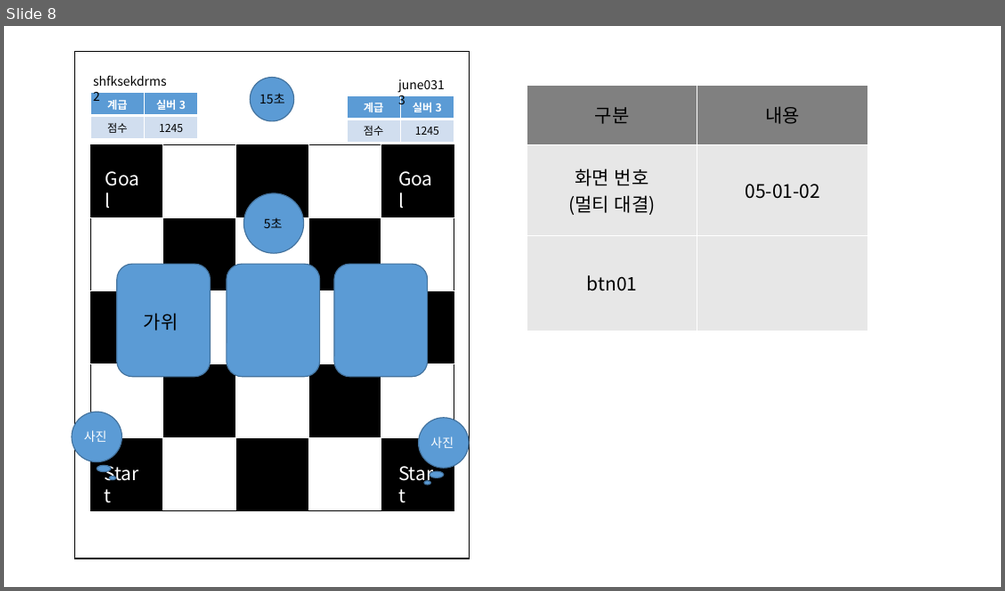
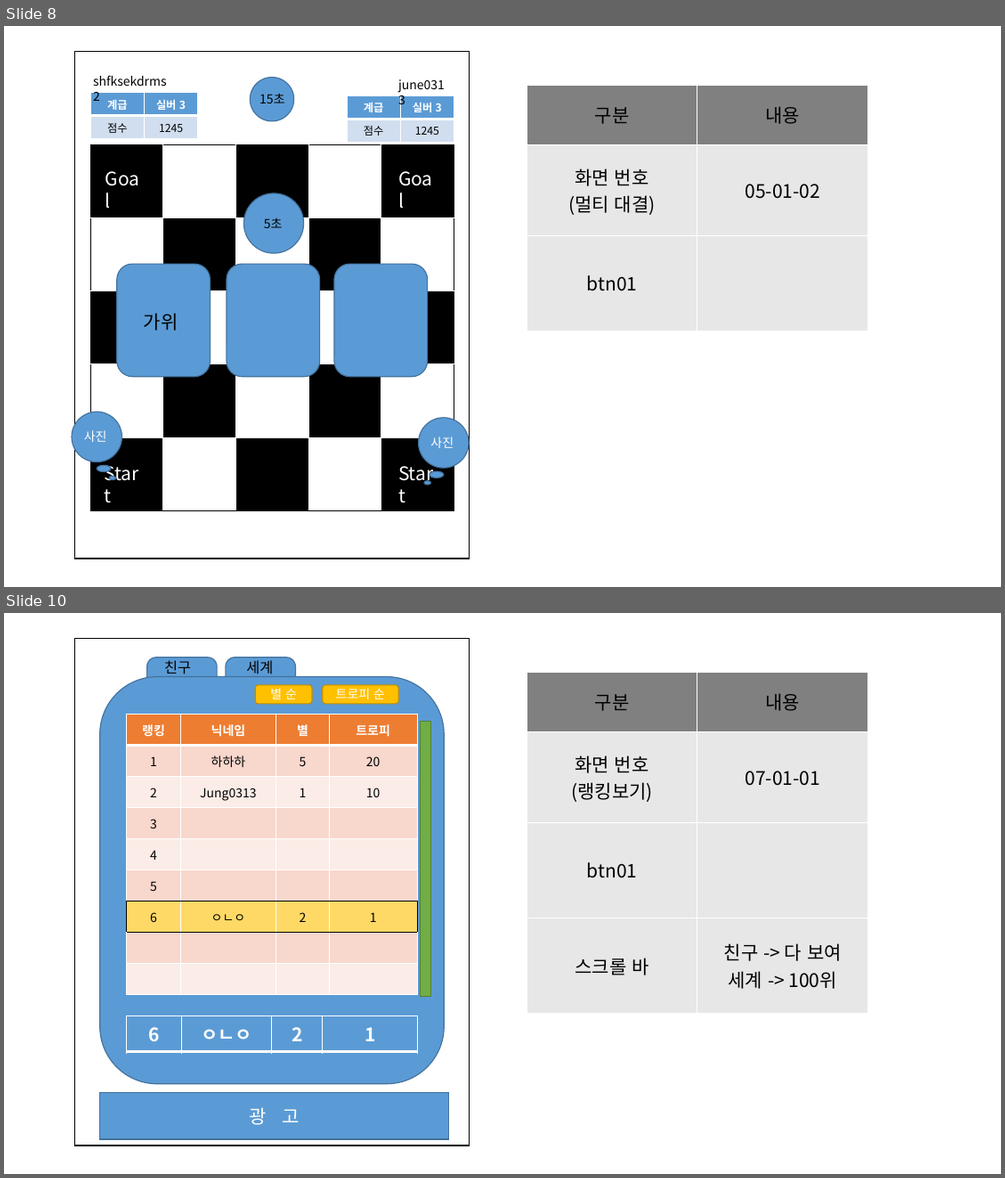
Before and after one commit to Maze-of-memories/origin, a slide deck: 화면정의서.pptx. Shown one above the other, each under a label of ours: slide 8 before the commit, slides 8 and 10 after it; the slides between them are not shown. The pictures are 1005x591 and 1005x1178 pixels, drawn with LibreOffice and Linux fonts; fonts in the diff are those of the drawing. Boxes give left, top, right and bottom in pixels: in the first picture for what was removed or moved away, otherwise in the second. Text is boxed around its words. In the diff, an @@ line names an element or a change of style, - is before the commit and + after.

```diff
--- a/화면정의서.pptx
+++ b/화면정의서.pptx
@@ slide 10 added at [4, 613, 1001, 1174], background #FFFFFF @@
@@ rectangle added at [74, 639, 469, 1145], fill #FFFFFF, outline #000000 1 pt @@
@@ rounded rectangle added at [146, 657, 217, 713], fill #5B9BD5, outline #43739E 1 pt @@
@@ text added at [164, 660, 191, 677], 14 pt, text #000000 @@
+친구
@@ rounded rectangle added at [226, 657, 296, 713], fill #5B9BD5, outline #43739E 1 pt @@
@@ text added at [246, 660, 273, 677], 14 pt, text #000000 @@
+세계
@@ rounded rectangle added at [100, 676, 444, 1083], fill #5B9BD5, outline #43739E 1 pt @@
@@ rounded rectangle added at [255, 685, 312, 704], fill #FFC000, outline #BD8E00 1 pt, 12 pt, text #FFFFFF @@
+별 순
@@ rounded rectangle added at [323, 685, 399, 704], fill #FFC000, outline #BD8E00 1 pt, 12 pt, text #FFFFFF @@
+트로피 순
@@ table added at [526, 672, 867, 1013], 4 rows, 2 columns @@
+구분 | 내용
+화면 번호 (랭킹보기) | 07-01-01
+btn01 | 
+스크롤 바 | 친구 -> 다 보여 / 세계 -> 100위
@@ table added at [127, 714, 417, 995], 9 rows, 4 columns @@
+랭킹 | 닉네임 | 별 | 트로피
+1 | 하하하 | 5 | 20
+2 | Jung0313 | 1 | 10
+3 |  |  | 
+4 |  |  | 
+5 |  |  | 
+6 | ㅇㄴㅇ | 2 | 1
+ |  |  | 
+ |  |  | 
@@ rectangle added at [420, 721, 430, 996], fill #70AD47, outline #538035 1 pt @@
@@ table added at [126, 1016, 418, 1052], 1 rows, 4 columns @@
+6 | ㅇㄴㅇ | 2 | 1
@@ rectangle added at [100, 1093, 449, 1140], fill #5B9BD5, outline #43739E 1 pt, 18 pt, text #FFFFFF @@
+광 고
```
Also in this commit, not shown: 5 slides changed, 5 other slides added, 2 slides removed, 1 other file.
